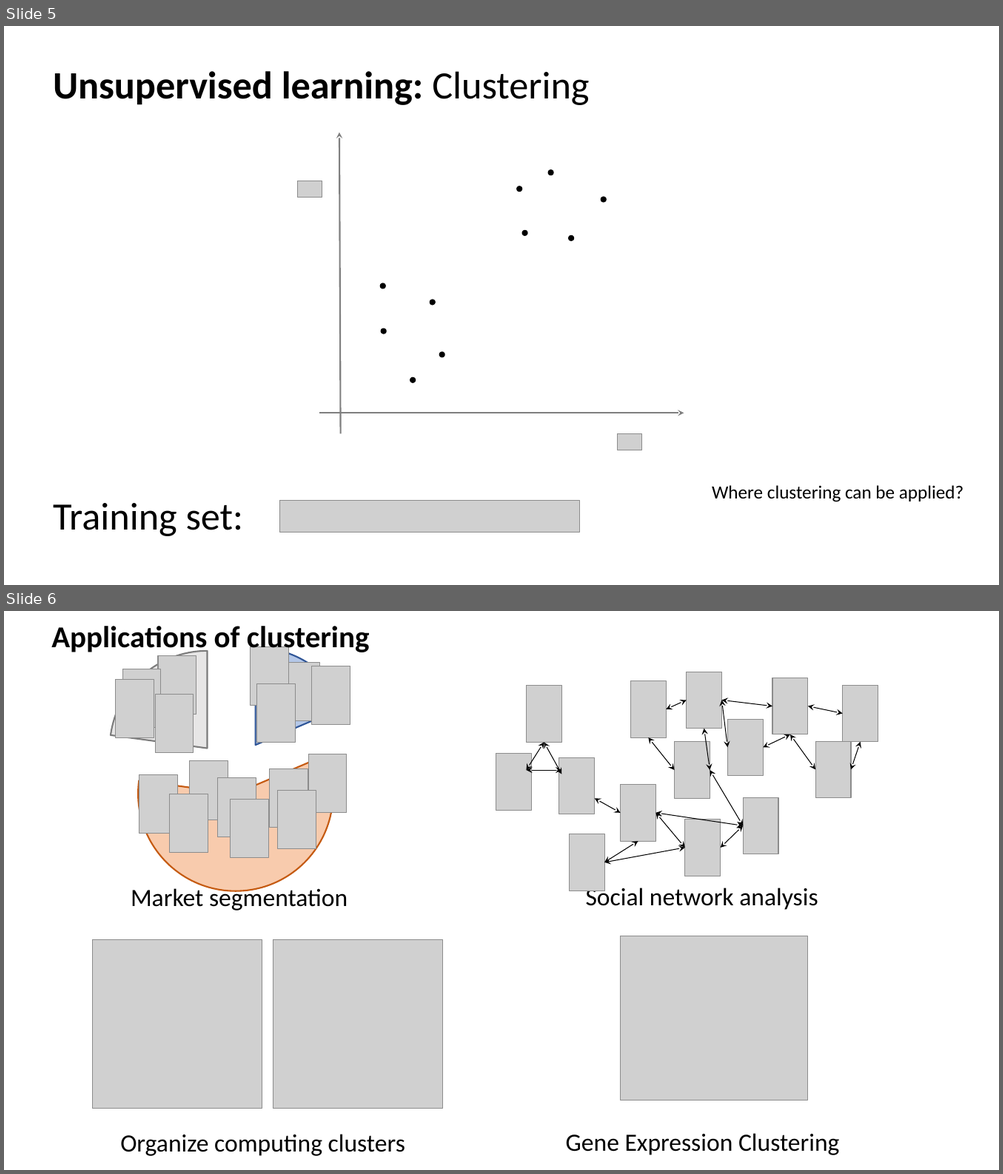
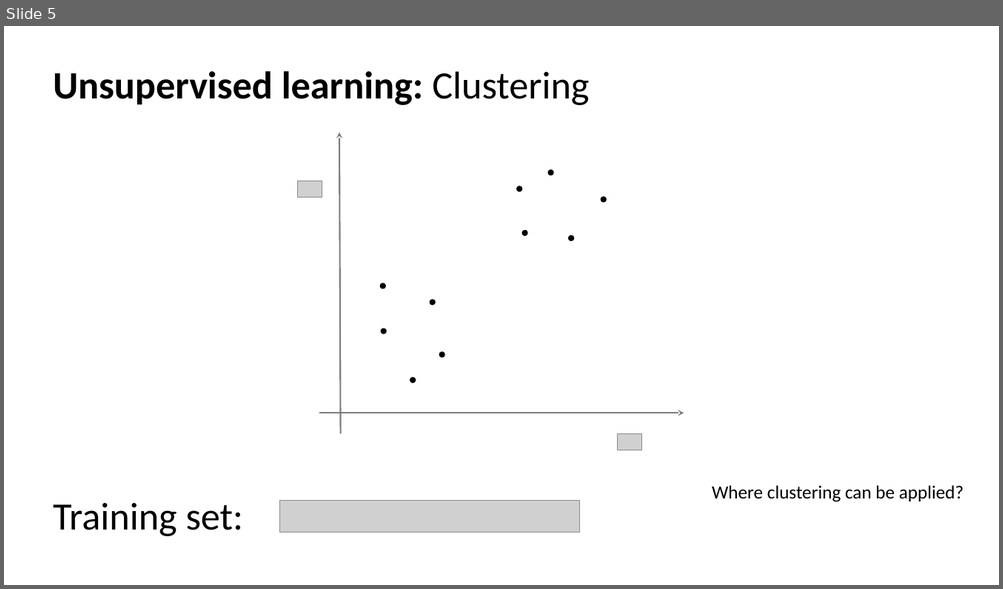
Before and after one commit to ICBI/AIMAHEAD_GU, a slide deck: Courses/ML_Concepts/Module_02_Introduction_to_Unsupervised_Learning/Module_02_Unsupervised_Learning_K_means_Clustering.pptx. Shown one above the other, each under a label of ours: slides 5 and 6 before the commit, slide 5 after it. The pictures are 1003x1174 and 1003x589 pixels, drawn with LibreOffice and Linux fonts; fonts in the diff are those of the drawing; grey boxes stand for pictures. Boxes give left, top, right and bottom in pixels: in the first picture for what was removed or moved away, otherwise in the second. Text is boxed around its words. In the diff, an @@ line names an element or a change of style, - is before the commit and + after.

```diff
--- a/Courses/ML_Concepts/Module_02_Introduction_to_Unsupervised_Learning/Module_02_Unsupervised_Learning_K_means_Clustering.pptx
+++ b/Courses/ML_Concepts/Module_02_Introduction_to_Unsupervised_Learning/Module_02_Unsupervised_Learning_K_means_Clustering.pptx
@@ slide 6 removed at (4,611,999,1170), background #FFFFFF @@
@@ text removed at (51,626,370,655) @@
-Applications of clustering
@@ group removed at (495,672,879,891): 19 double arrows, 14 pictures @@
@@ group removed at (62,636,424,923): 16 pictures, 1 pie chart @@
-categories: 1, 2, 3
-Series 1: 19, 59, 23, -
@@ text removed at (131,886,347,911) @@
-Market segmentation
@@ text removed at (586,885,817,910) @@
-Social network analysis
@@ picture removed at (92,940,262,1110) @@
@@ picture removed at (273,940,443,1110) @@
@@ picture removed at (620,937,808,1100) @@
@@ text removed at (120,1134,405,1156) @@
-Organize computing clusters
@@ text removed at (566,1133,839,1156) @@
-Gene Expression Clustering
```
Also in this commit, not shown: 2 slides changed, 2 other files.
